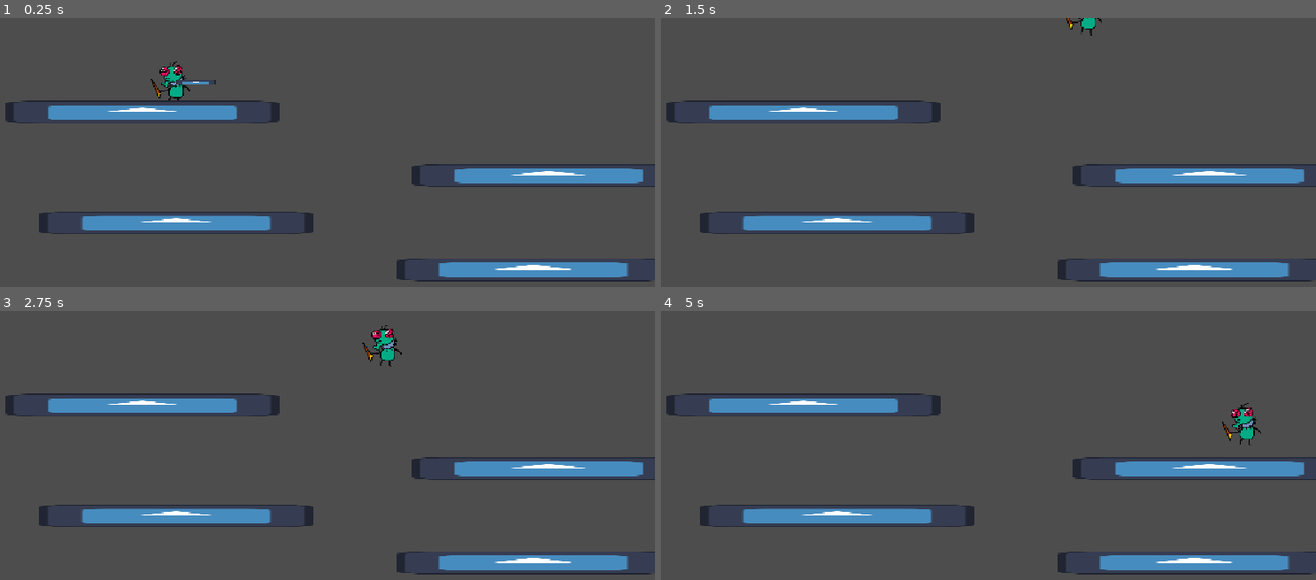
Above: before the commit, frames 1-4 (two rows, left to right).
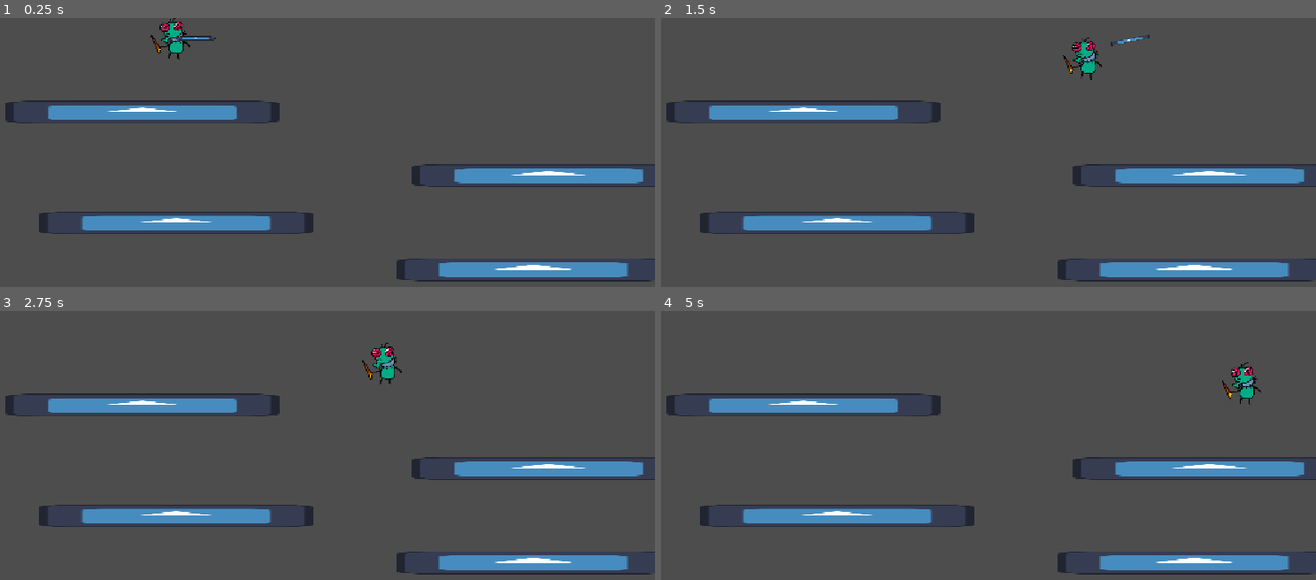
Above: after the commit, the same moments.

Repository: EthanGrane/Jamopithecus
Game: Godot game, scene res://GAME/Player/TEST.tscn
Two runs of this game, one before a commit and one after it. Both use one fixed random seed, a clock stepped at 60 frames per second and the inputs below. The engine's default icon, where the game draws it, is replaced by a stand-in: a white triangle on a blue panel in a dark square.
Inputs:
- Up to frame 1 (0.25 s): no input
- Up to frame 2 (1.5 s): hold W (Salto) 0.53-1.28 s; hold D (Right) from 0.53 s (still down); tap Space (Lanzar) at 1.35 s
- Up to frame 3 (2.75 s): tap W (Salto) at 1.52, 1.55, 1.82 s; release D (Right) at 2.03 s; hold A (Left) from 2.03 s (still down); hold W (Salto) from 2.03 s (still down)
- Up to frame 4 (5 s): release A (Left) at 2.78 s; release W (Salto) at 2.78 s; hold D (Right) 2.78-4.28 s; tap Space (Lanzar) at 2.85, 4.35 s; tap W (Salto) at 3.02, 3.05, 3.32, 4.52, 4.55, 4.82 s; hold W (Salto) 3.53-4.28 s; tap Enter at 4.25 s; hold A (Left) from 4.28 s (still down)

The runs differ from the first frame. In frame 1, 0.9% of the frame differs, in the area x 22-33%, y 0-31%; in frame 2, 0.6%; in frame 3, 0.6%; in frame 4, 0.8%.

Commit message:
Player jump solved

Diff:
--- a/GAME/Player/Player.tscn
+++ b/GAME/Player/Player.tscn
@@ -27,6 +27,11 @@
 
 [node name="Mosca" type="CharacterBody2D" unique_id=1289701118]
 script = ExtResource("1_28m6o")
+jump_height = null
+jump_time_to_peak = null
+jump_time_to_descent = null
+jump_cut_multiplayer = null
+speed = null
 
 [node name="Sprite2D" type="Sprite2D" parent="." unique_id=1369329033]
 position = Vector2(-1.0000038, 3.8146973e-06)
--- a/GAME/Player/PlayerAttack/player_attack_scene.tscn
+++ b/GAME/Player/PlayerAttack/player_attack_scene.tscn
@@ -59,9 +59,11 @@
 
 [node name="Player" parent="." unique_id=64322916 instance=ExtResource("1_f601p")]
 position = Vector2(76, 343)
-jump_height = 4.665
-jump_time_to_peak = 0.83
-jump_time_to_descent = 0.575
+jump_height = 150.0
+jump_time_to_peak = 0.35
+jump_time_to_descent = 0.25
+jump_cut_multiplayer = 0.5
+speed = 400
 
 [node name="Enemy" type="CharacterBody2D" parent="." unique_id=1463729196]
 position = Vector2(627, 429)
--- a/GAME/Player/Player_movement.gd
+++ b/GAME/Player/Player_movement.gd
@@ -16,17 +16,21 @@
 
 
 func _physics_process(delta: float) -> void:
-	velocity.y += to_get_gravity()
-	if Input.is_action_pressed("Salto") and coyote_timer > 0.0 and n_jumps == 0:
-		velocity.y = JUMP_VELOCITY
+	velocity.y += to_get_gravity() * delta
+
+	if Input.is_action_just_pressed("Salto") and coyote_timer > 0.0 and n_jumps == 0 and velocity.y > 10:
+		jump()
 		n_jumps += 1
+
 	if Input.is_action_just_released("Salto") and not is_on_floor():
 		velocity.y *= jump_cut_multiplayer
+
 	if is_on_floor():
 		n_jumps = 0
 		coyote_timer = COYOTE_TIME
 	else:
 		coyote_timer -= delta
+
 	var direction := signf(Input.get_axis("Left","Right"))
 	if direction:
 		velocity.x = direction * speed
@@ -35,18 +39,23 @@
 
 	move_and_slide()
 
-func calculate_jump_speed(height : float, time_to_peak: float) -> float:
-	return (-2.0 * height / time_to_peak)
+func calculate_jump_speed(height: float, time_to_peak: float) -> float:
+	return -(2.0 * height / time_to_peak)
 
-func calculate_jump_gravity(height : float, time_to_peak: float) -> float:
-	return (2.0 * height / pow(time_to_peak,2.0))
+func calculate_jump_gravity(height: float, time_to_peak: float) -> float:
+	return (2.0 * height) / pow(time_to_peak, 2.0)
 
-func calculate_fall_gravity(height : float, time_to_descent: float) -> float:
-	return (2.0 * height / pow(time_to_descent,2.0))
+func calculate_fall_gravity(height: float, time_to_descent: float) -> float:
+	return (2.0 * height) / pow(time_to_descent, 2.0)
 
 func to_get_gravity() -> float:
-	return jump_gravity if velocity.y < 0.0 else fall_gravity
+	if velocity.y < 0.0:
+		return jump_gravity
+	return fall_gravity
 
+
+func jump() -> void:
+	velocity.y = jump_speed
 
 func _on_area_2d_area_entered(area: Area2D) -> void:
 	if area.is_in_group("enemy"):
